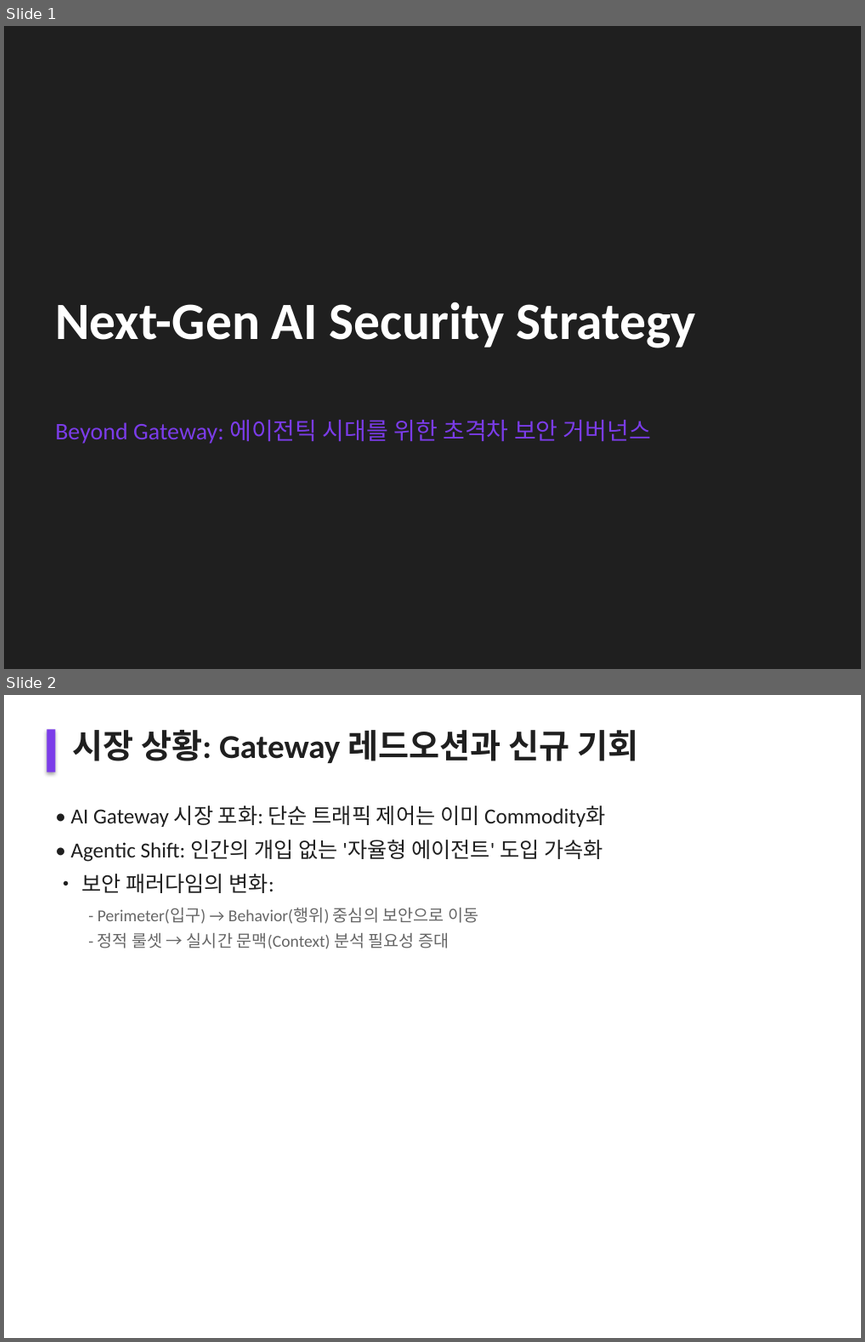
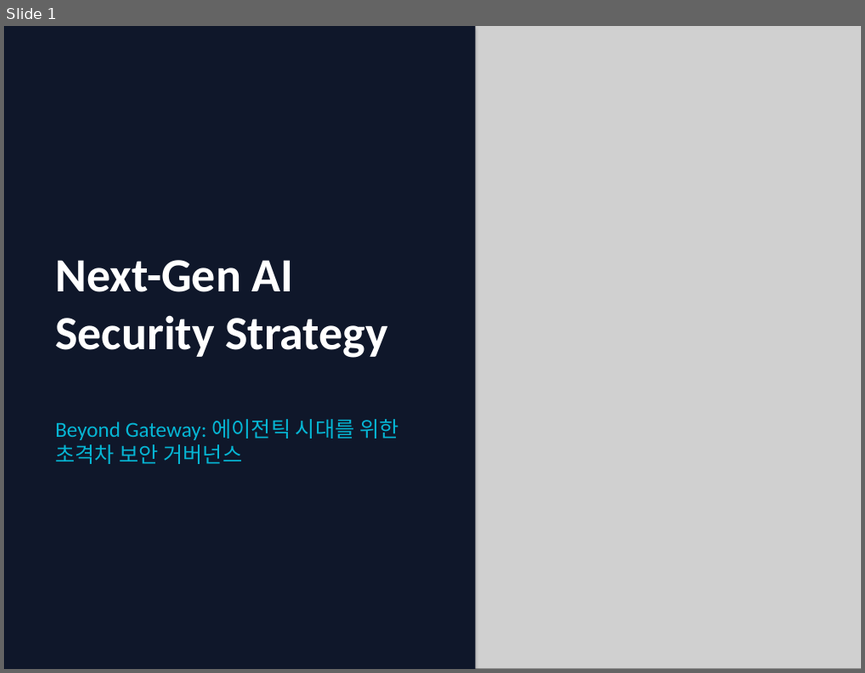
Before and after one commit to flyngcoq/ai_project, a slide deck: 40_Projects/Work/Safe_AI/Next_Gen_AI_Security_Strategy.pptx. Shown one above the other, each under a label of ours: slides 1 and 2 before the commit, slide 1 after it. The pictures are 865x1342 and 865x673 pixels, drawn with LibreOffice and Linux fonts; fonts in the diff are those of the drawing; grey boxes stand for pictures. Boxes give left, top, right and bottom in pixels: in the first picture for what was removed or moved away, otherwise in the second. Text is boxed around its words. In the diff, an @@ line names an element or a change of style, - is before the commit and + after.

```diff
--- a/40_Projects/Work/Safe_AI/Next_Gen_AI_Security_Strategy.pptx
+++ b/40_Projects/Work/Safe_AI/Next_Gen_AI_Security_Strategy.pptx
@@ slide 2 removed at box(4, 695, 861, 1338), background #FFFFFF @@
@@ rectangle removed at box(46, 729, 55, 772) @@
@@ text removed at box(72, 730, 638, 763) @@
-시장 상황: Gateway 레드오션과 신규 기회
@@ text removed at box(71, 805, 605, 827) @@
-• AI Gateway 시장 포화: 단순 트래픽 제어는 이미 Commodity화
@@ text removed at box(71, 839, 603, 862) @@
-• Agentic Shift: 인간의 개입 없는 '자율형 에이전트' 도입 가속화
@@ text removed at box(81, 873, 274, 893) @@
-• 보안 패러다임의 변화:
@@ text removed at box(98, 907, 478, 924) @@
-- Perimeter(입구) → Behavior(행위) 중심의 보안으로 이동
@@ text removed at box(98, 933, 449, 949) @@
-- 정적 룰셋 → 실시간 문맥(Context) 분석 필요성 증대
@@ slide 1 changed as well @@
@@ background #1F1F1F to #0F172A @@
@@ rectangle added at box(4, 26, 475, 669), fill #0F172A @@
@@ picture added at box(432, 26, 861, 669) @@
@@ text "Next-Gen AI Security Strategy": place and size @@
-text "Next-Gen AI Security Strategy" at box(55, 301, 696, 348)
+text "Next-Gen AI Security Strategy" at box(55, 260, 387, 358)
@@ text "Next-Gen AI Security Strategy" at box(55, 260, 387, 358): size 44 to 40 pt @@
@@ text "Beyond Gateway: 에이전틱 시대를 위한 ..." at box(55, 419, 398, 464): size 20 to 18 pt, text colour #7B3CE9 to #06B6D4 @@
```
Also in this commit, not shown: 3 other slides changed, 8 slides added, 8 other slides removed, 1 other file.
